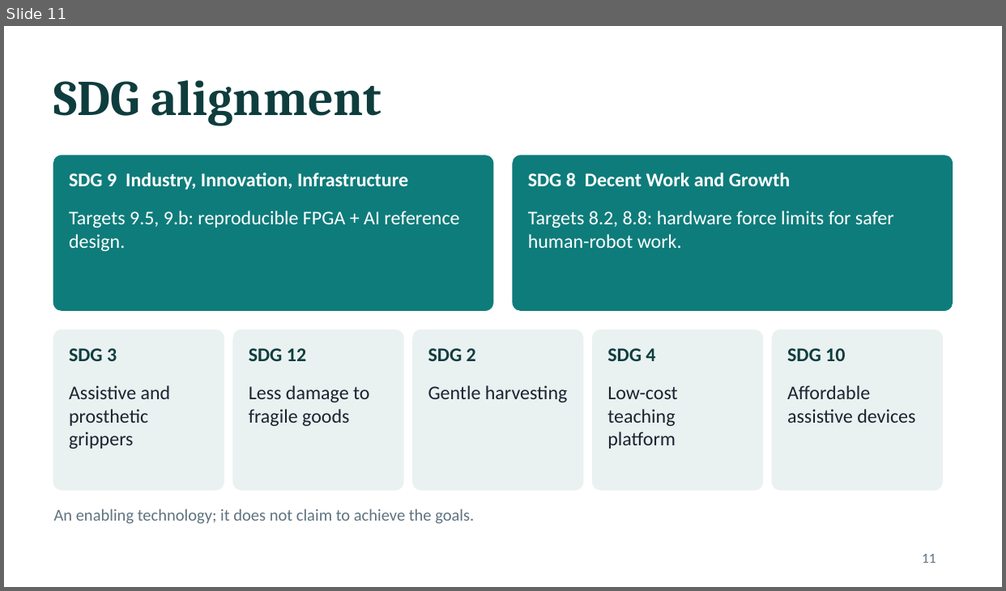
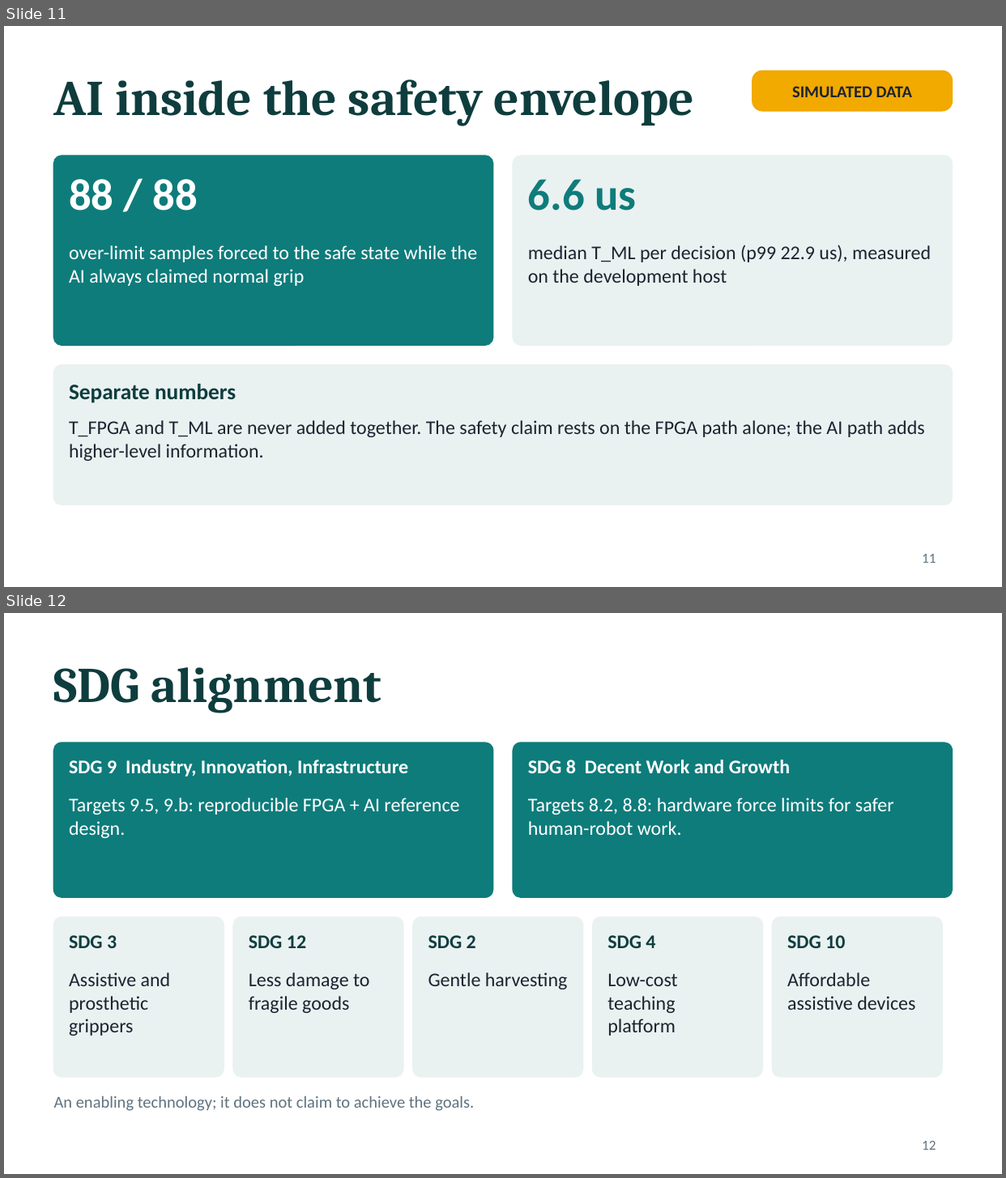
Before and after one commit to sanjiv283/tactile-reflex-system, a slide deck: docs/tactile_reflex_system.pptx. Shown one above the other, each under a label of ours: slide 11 before the commit, slides 11 and 12 after it. The pictures are 1006x591 and 1006x1178 pixels, drawn with LibreOffice and Linux fonts; fonts in the diff are those of the drawing. Boxes give left, top, right and bottom in pixels: in the first picture for what was removed or moved away, otherwise in the second. Text is boxed around its words. In the diff, an @@ line names an element or a change of style, - is before the commit and + after.

```diff
--- a/docs/tactile_reflex_system.pptx
+++ b/docs/tactile_reflex_system.pptx
@@ slide 11 added at [4, 26, 1002, 587], background #FFFFFF @@
@@ rounded rectangle added at [752, 71, 952, 111], fill #F2A900, outline #F2A900 1 pt @@
@@ title added at [54, 79, 694, 126], 36 pt, text #0F3D3E, bold @@
+AI inside the safety envelope
@@ text added at [792, 86, 912, 97], 12 pt, text #1B2430, bold @@
+SIMULATED DATA
@@ rounded rectangle added at [54, 156, 493, 345], fill #0E7C7B, outline #0E7C7B 1 pt @@
@@ rounded rectangle added at [513, 156, 952, 345], fill #EAF1F1, outline #EAF1F1 1 pt @@
@@ text added at [69, 179, 198, 211], 32 pt, text #FFFFFF, bold @@
+88 / 88
@@ text added at [528, 179, 636, 211], 32 pt, text #0E7C7B, bold @@
+6.6 us
@@ text added at [69, 246, 478, 286], 14 pt, text #FFFFFF @@
+over-limit samples forced to the safe state while the AI always claimed normal grip
@@ text added at [528, 245, 931, 286], 14 pt, text #1B2430 @@
+median T_ML per decision (p99 22.9 us), measured on the development host
@@ rounded rectangle added at [54, 365, 952, 505], fill #EAF1F1, outline #EAF1F1 1 pt @@
@@ text added at [69, 383, 236, 403], 16 pt, text #0F3D3E, bold @@
+Separate numbers
@@ text added at [69, 420, 925, 461], 14 pt, text #1B2430 @@
+T_FPGA and T_ML are never added together. The safety claim rests on the FPGA path alone; the AI path adds higher-level information.
@@ page number added at [922, 554, 936, 563], 10 pt, text #5F7380 @@
+11
@@ what was slide 11 is now slide 12 @@
@@ page number at [922, 1141, 936, 1150]: text changed @@
-11
+12
```
Also in this commit, not shown: 6 slides changed, 6 other slides added, 6 slides removed, 11 other files.
